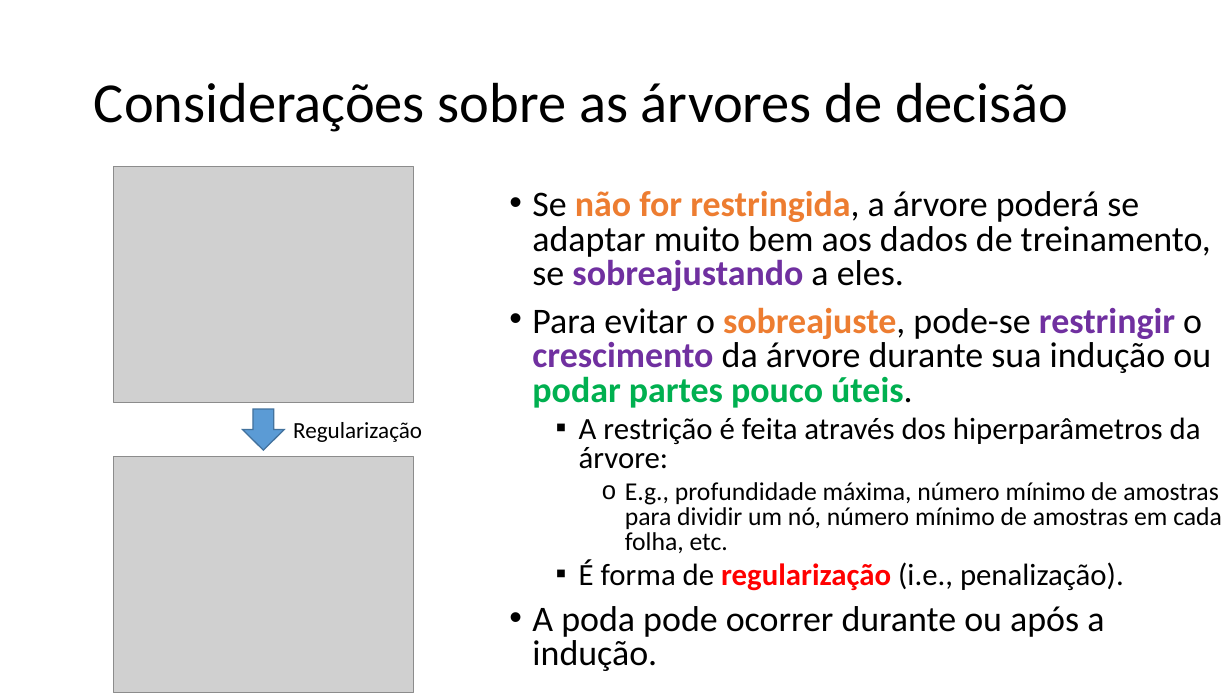
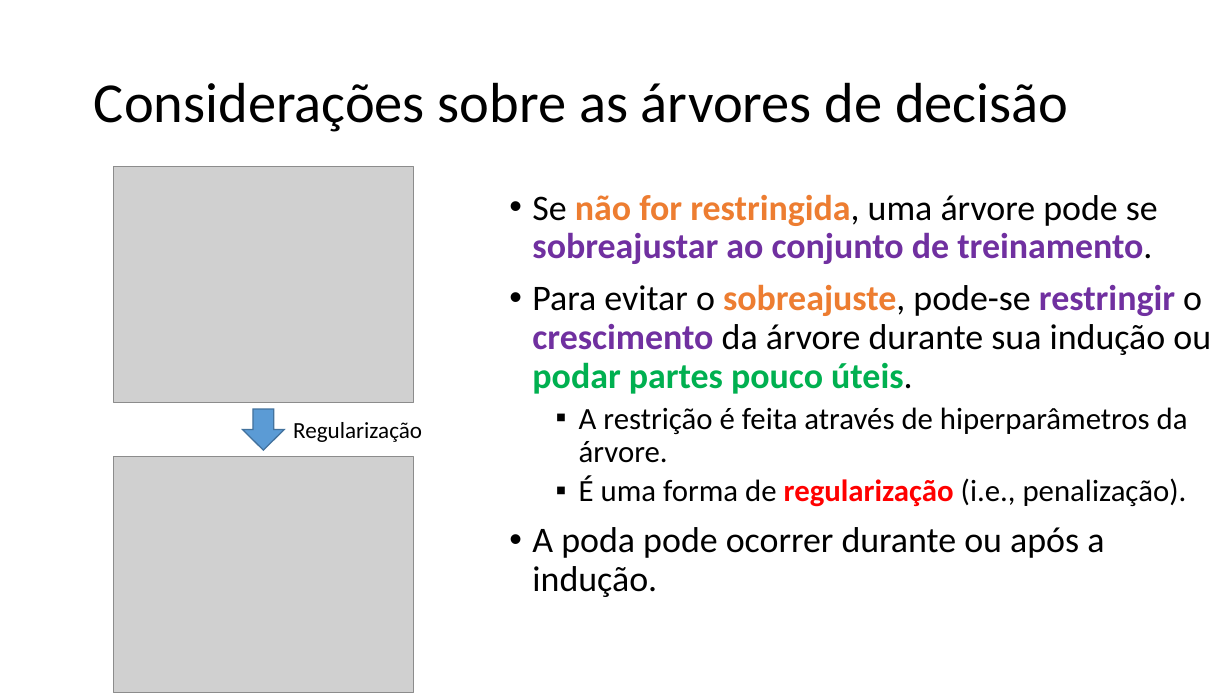
Before and after one commit to zz4fap/c24_inteligencia_artificial, a slide deck: slide 62 of slides/C24_Árvores_de_decisão.pptx. Drawn at 1232x693 pixels with LibreOffice and Linux fonts; fonts in the diff are those of the drawing; grey boxes stand for pictures. Boxes give left, top, right and bottom in pixels: in the first picture for what was removed or moved away, otherwise in the second. Text is boxed around its words. In the diff, an @@ line names an element or a change of style, - is before the commit and + after.

```diff
--- a/slides/C24_Árvores_de_decisão.pptx
+++ b/slides/C24_Árvores_de_decisão.pptx
@@ text at bbox=[532, 194, 1158, 264]: text changed; text colour #000000 to #7030A0; bold on @@
-• Se não for restringida, a árvore poderá se adaptar muito bem aos dados de treinamento, se sobreajustando a eles.
+• Se não for restringida, uma árvore pode se sobreajustar ao conjunto de treinamento.
@@ text at bbox=[532, 284, 1211, 597]: line spacing 0.8 to 0.9 @@
@@ text at bbox=[579, 407, 1188, 507]: text changed; size 20 to 24 pt @@
-  ▪ A restrição é feita através dos hiperparâmetros da árvore:
-    o E.g., profundidade máxima, número mínimo de amostras para dividir um nó, número mínimo de amostras em cada folha, etc.
-  ▪ É forma de regularização (i.e., penalização).
+  ▪ A restrição é feita através de hiperparâmetros da árvore.
+  ▪ É uma forma de regularização (i.e., penalização).
```
Also in this commit, not shown: 7 other slides changed, 1 other file.
